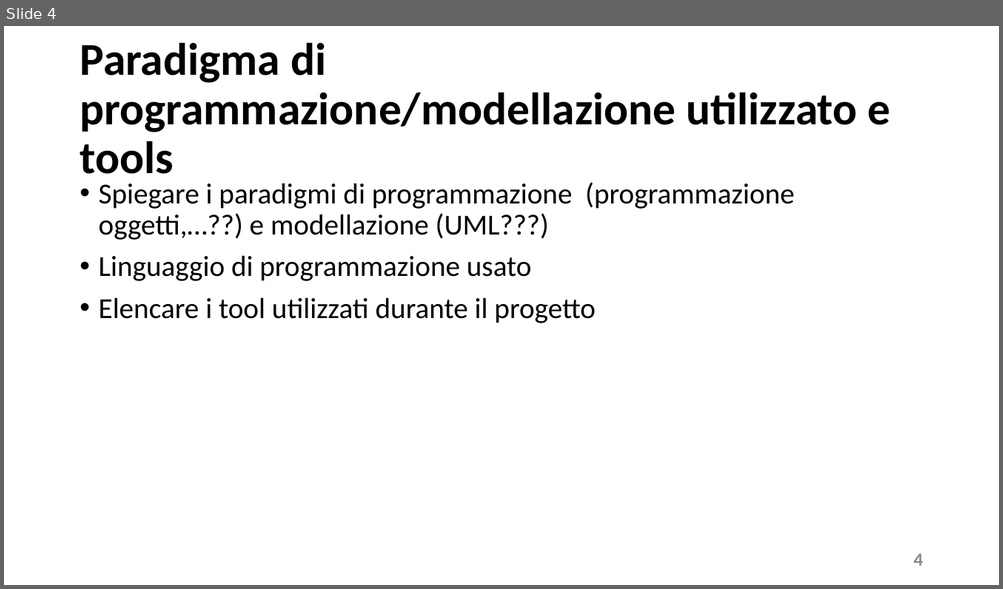
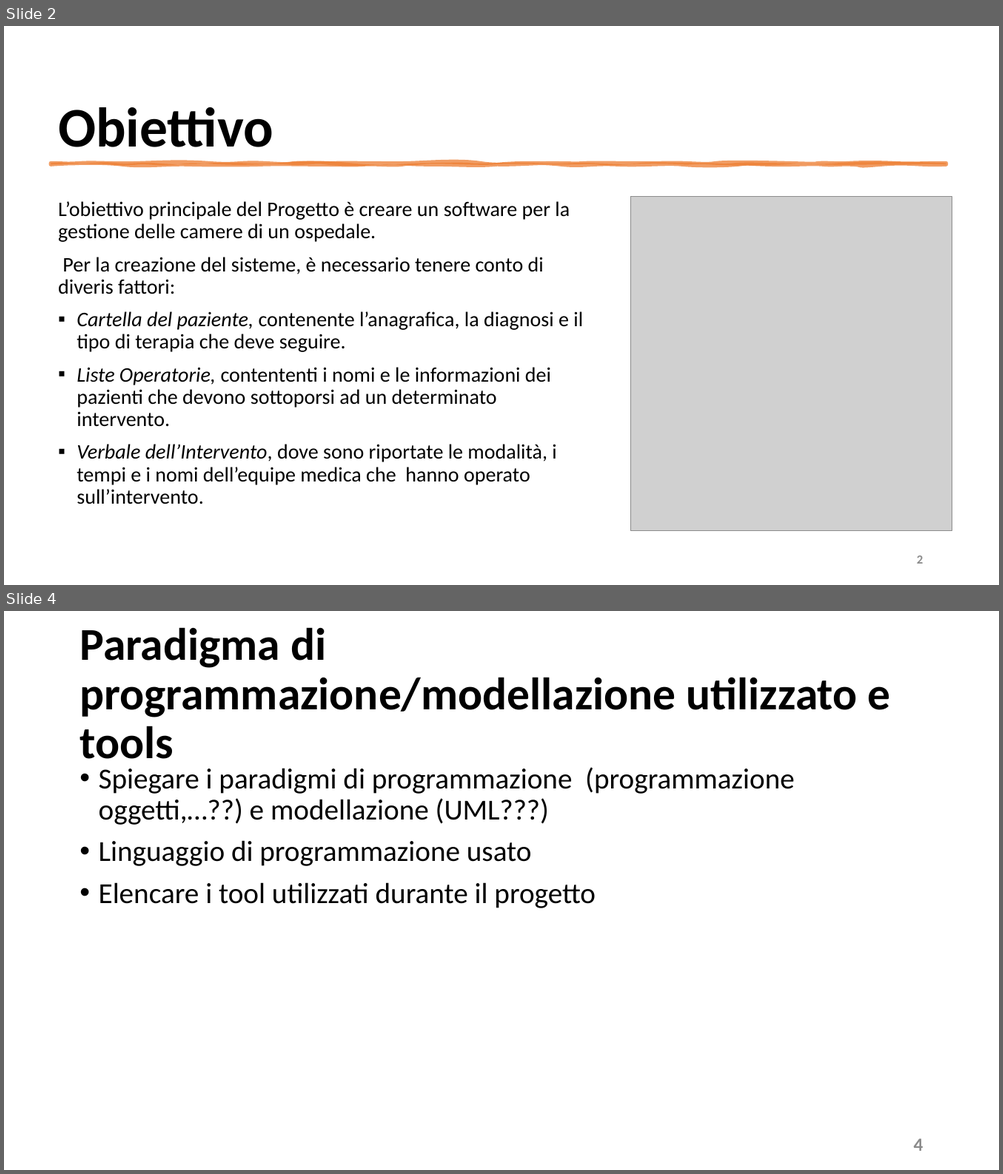
Before and after one commit to mangilimatteo/Progetto_Ingegneria_Software_Cattaneo_Mangili_Saini, a slide deck: Presentazione_Progetto.pptx. Shown one above the other, each under a label of ours: slide 4 before the commit, slides 2 and 4 after it; the slides between them are not shown. The pictures are 1003x589 and 1003x1174 pixels, drawn with LibreOffice and Linux fonts; fonts in the diff are those of the drawing; grey boxes stand for pictures. Boxes give left, top, right and bottom in pixels: in the first picture for what was removed or moved away, otherwise in the second. Text is boxed around its words. In the diff, an @@ line names an element or a change of style, - is before the commit and + after.

```diff
--- a/Presentazione_Progetto.pptx
+++ b/Presentazione_Progetto.pptx
@@ slide 2 added at <box>4,26,999,585</box>, background #FFFFFF @@
@@ title added at <box>58,107,273,147</box>, 54 pt, text #000000, bold @@
+Obiettivo
@@ freeform shape added at <box>51,164,946,165</box>, fill #ED7D31 at 75% opacity, outline #ED7D31 3.5 pt @@
@@ text added at <box>58,201,583,505</box>, 20 pt, text #000000 @@
+L’obiettivo principale del Progetto è creare un software per la gestione delle camere di un ospedale.
+Per la creazione del sisteme, è necessario tenere conto di diveris fattori:
+▪ Cartella del paziente, contenente l’anagrafica, la diagnosi e il tipo di terapia che deve seguire.
+▪ Liste Operatorie, contententi i nomi e le informazioni dei pazienti che devono sottoporsi ad un determinato intervento.
+▪ Verbale dell’Intervento, dove sono riportate le modalità, i tempi e i nomi dell’equipe medica che hanno operato sull’intervento.
@@ picture added at <box>630,197,951,531</box> @@
@@ page number added at <box>916,556,922,564</box>, 12 pt, text #8C8C8C, bold @@
+2
```
Also in this commit, not shown: 3 slides changed, 1 other slide added, 2 slides removed.
